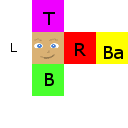
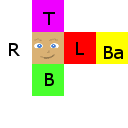
The second 128 x 128 image is a revision of the first. Changes to its layers:
added layer "L" above "R" over [76, 42, 84, 55]
added layer "R" above "Layout words" over [9, 43, 20, 56]
painted on "Layout words" over [11, 43, 86, 56]
